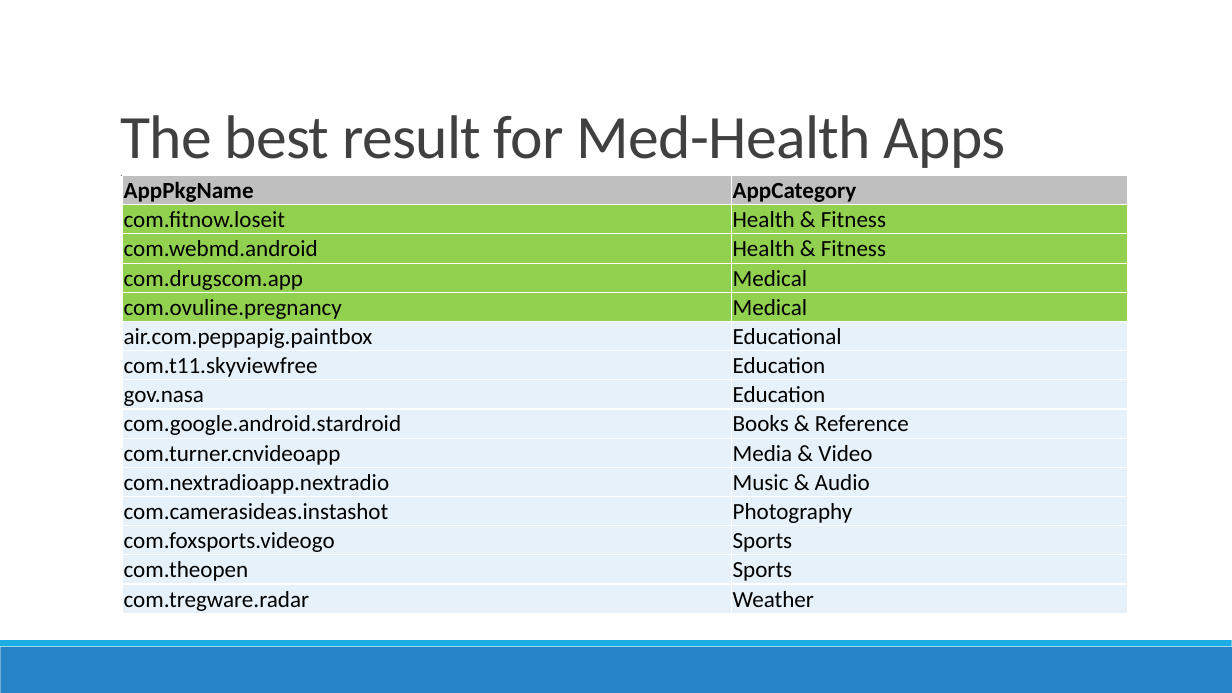
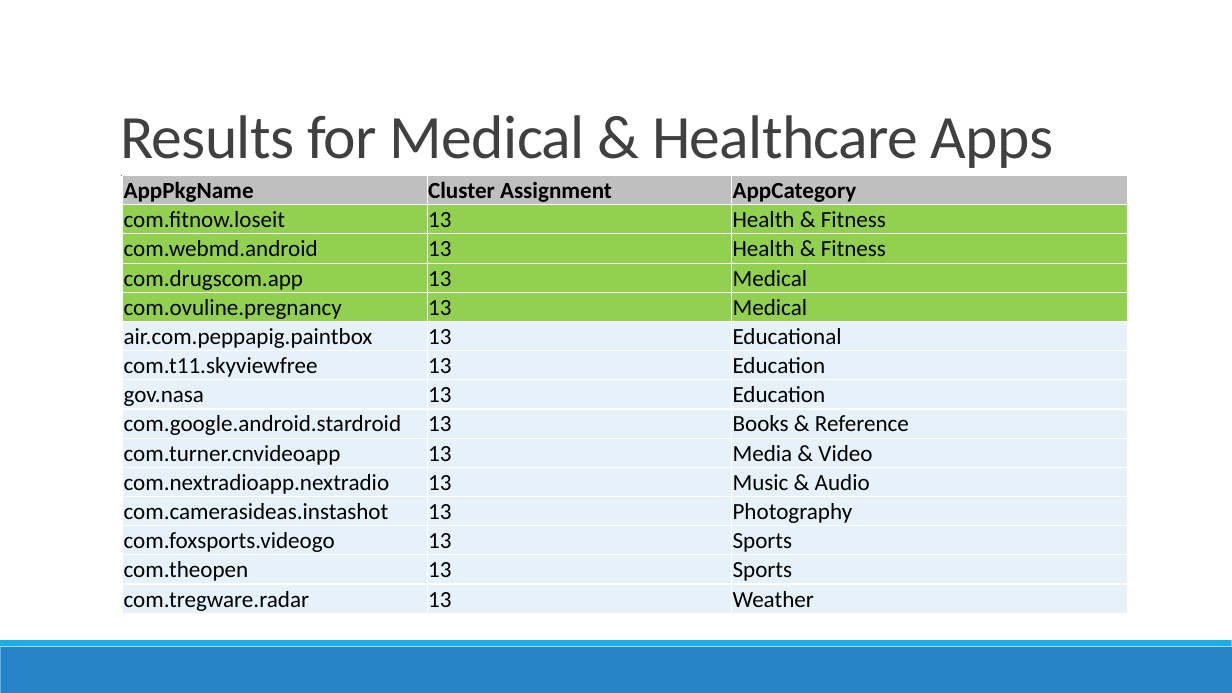
Before and after one commit to prajitdas/AndroidAnalytics, a slide deck: slide 9 of documentation/presentations/Google Play Store - Prajit.pptx. Drawn at 1232x693 pixels with LibreOffice and Linux fonts; fonts in the diff are those of the drawing. Boxes give left, top, right and bottom in pixels: in the first picture for what was removed or moved away, otherwise in the second. Text is boxed around its words. In the diff, an @@ line names an element or a change of style, - is before the commit and + after.

```diff
--- a/documentation/presentations/Google Play Store - Prajit.pptx
+++ b/documentation/presentations/Google Play Store - Prajit.pptx
@@ title at [120, 115, 1053, 168]: text changed @@
-The best result for Med-Health Apps
+Results for Medical & Healthcare Apps
@@ table at [123, 176, 1128, 615] @@
+column 2: Cluster Assignment | 13 | 13 | 13 | 13 | 13 | 13 | 13 | 13 | 13 | 13 | 13 | 13 | 13 | 13
```
Also in this commit, not shown: 4 slides added, 1 other file.
